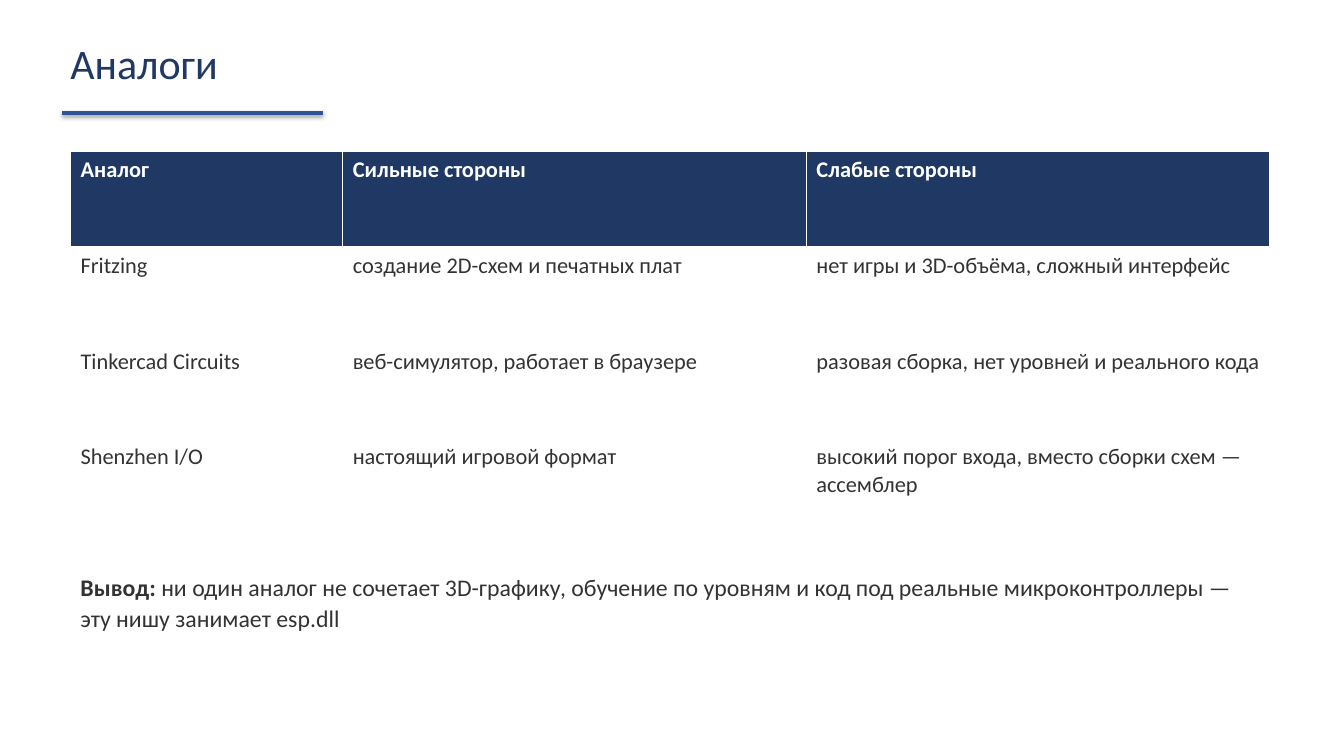
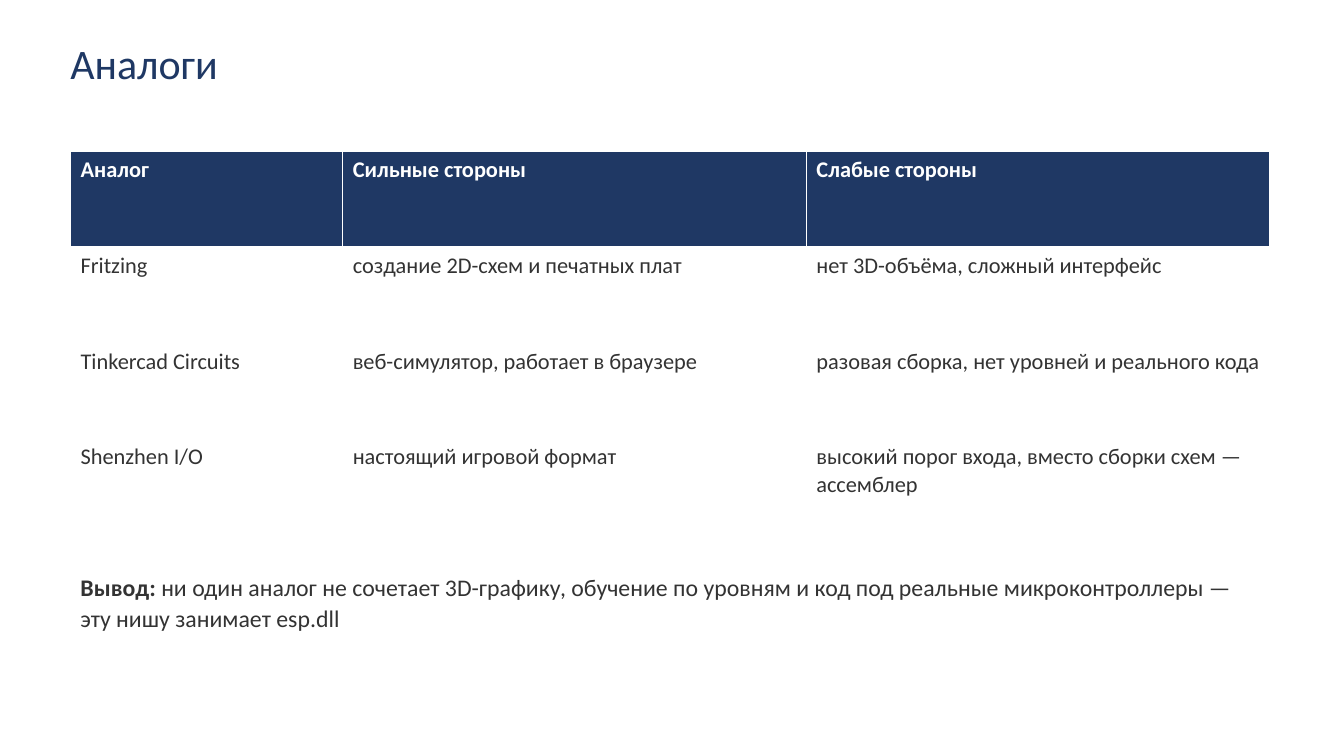
Before and after one commit to rival-afk/esp.dll, a slide deck: slide 5 of 2_ИвановичКирилл_ESP.DLL_Презентация.pptx. Drawn at 1344x756 pixels with LibreOffice and Linux fonts; fonts in the diff are those of the drawing. Boxes give left, top, right and bottom in pixels: in the first picture for what was removed or moved away, otherwise in the second. Text is boxed around its words. In the diff, an @@ line names an element or a change of style, - is before the commit and + after.

```diff
--- a/2_ИвановичКирилл_ESP.DLL_Презентация.pptx
+++ b/2_ИвановичКирилл_ESP.DLL_Презентация.pptx
@@ line removed from (63, 113) to (323, 113) @@
@@ table at (71, 151, 1270, 534) @@
-row 2, column 3: нет игры и 3D-объёма, сложный интерфейс
+row 2, column 3: нет 3D-объёма, сложный интерфейс
```
Also in this commit, not shown: 12 other slides changed.
